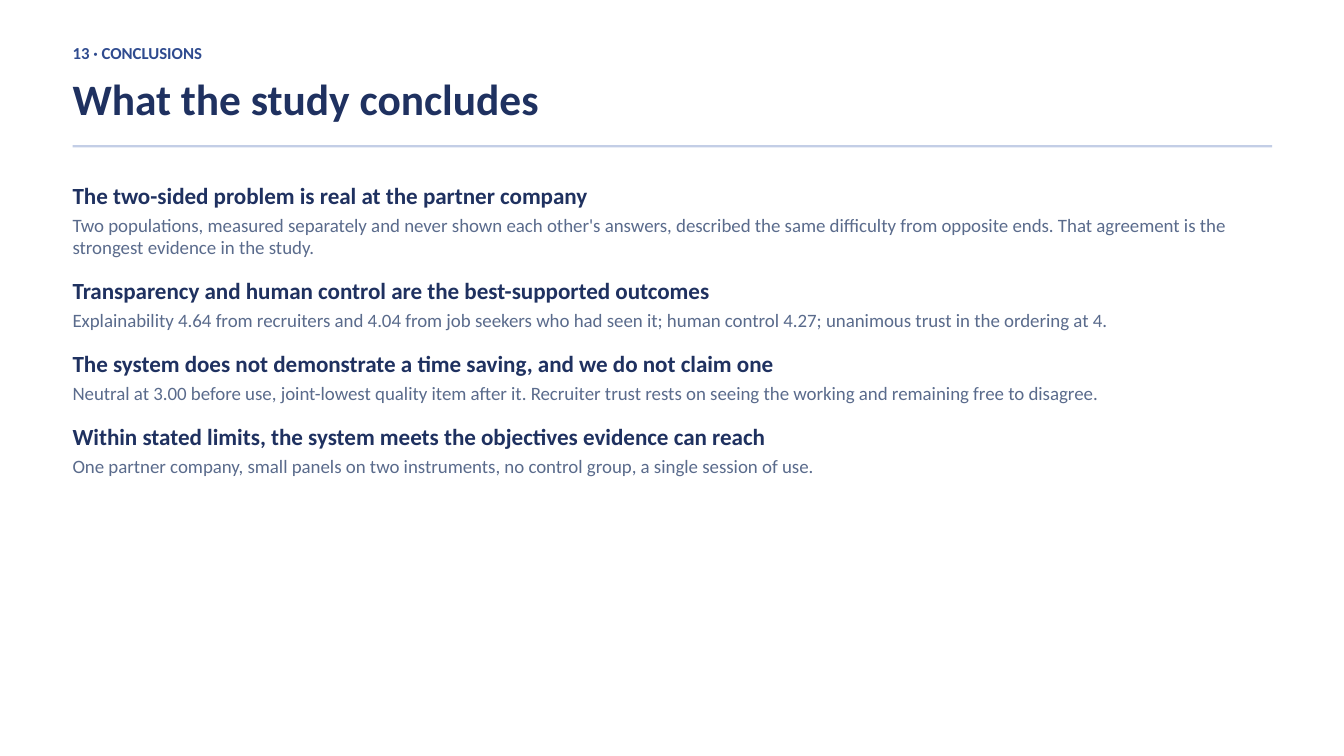
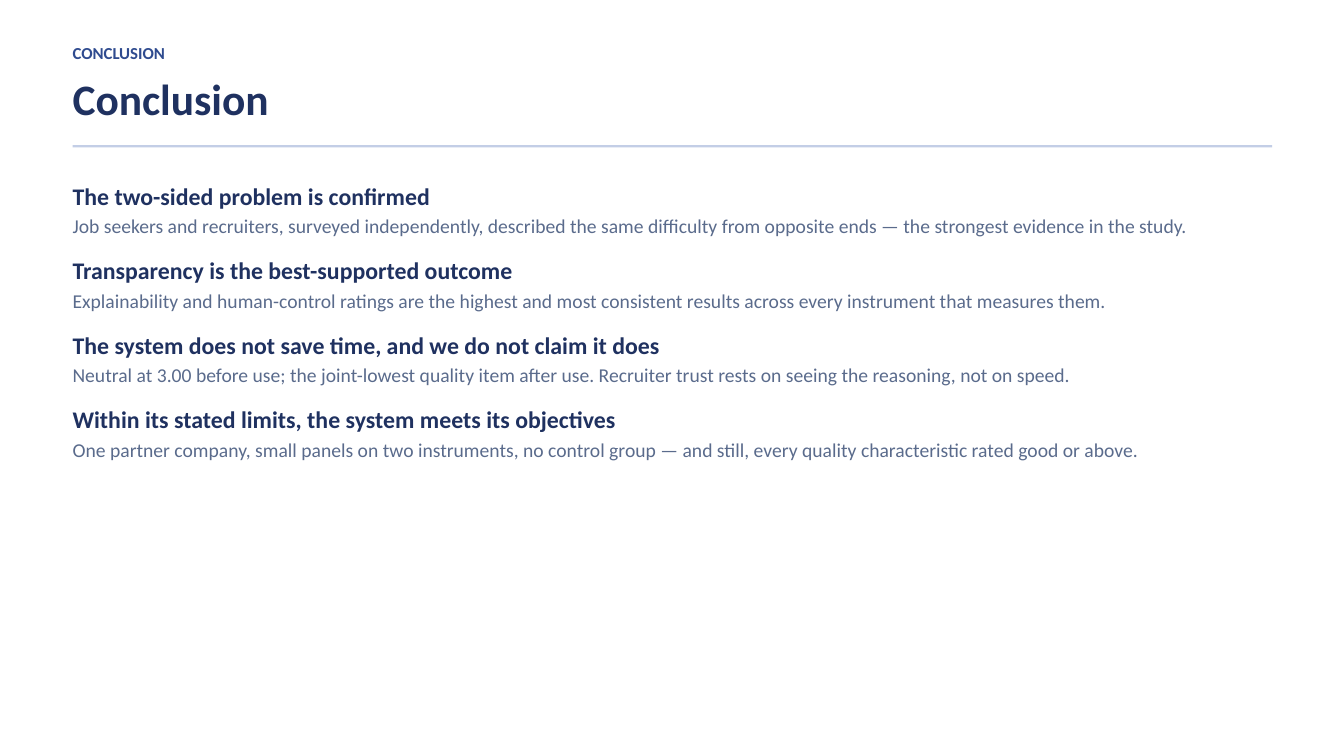
Before and after one commit to Talenss/CapstoneWebsite, a slide deck: slide 20 of 05_Website_Angular/docs/Linaw-PH-Defence-Presentation.pptx (slide 14 before the commit). Drawn at 1344x756 pixels with LibreOffice and Linux fonts; fonts in the diff are those of the drawing. Boxes give left, top, right and bottom in pixels: in the first picture for what was removed or moved away, otherwise in the second. Text is boxed around its words. In the diff, an @@ line names an element or a change of style, - is before the commit and + after.

```diff
--- a/05_Website_Angular/docs/Linaw-PH-Defence-Presentation.pptx
+++ b/05_Website_Angular/docs/Linaw-PH-Defence-Presentation.pptx
@@ text at (73, 48, 165, 59): text changed @@
-13 · CONCLUSIONS
+CONCLUSION
@@ text at (73, 84, 269, 116): text changed @@
-What the study concludes
+Conclusion
@@ text at (73, 188, 1186, 461): text changed; size 13.5 to 14 pt @@
-The two-sided problem is real at the partner company
-Two populations, measured separately and never shown each other's answers, described the same difficulty from opposite ends. That agreement is the strongest evidence in the study.
-Transparency and human control are the best-supported outcomes
-Explainability 4.64 from recruiters and 4.04 from job seekers who had seen it; human control 4.27; unanimous trust in the ordering at 4.
-The system does not demonstrate a time saving, and we do not claim one
-Neutral at 3.00 before use, joint-lowest quality item after it. Recruiter trust rests on seeing the working and remaining free to disagree.
-Within stated limits, the system meets the objectives evidence can reach
-One partner company, small panels on two instruments, no control group, a single session of use.
+The two-sided problem is confirmed
+Job seekers and recruiters, surveyed independently, described the same difficulty from opposite ends — the strongest evidence in the study.
+Transparency is the best-supported outcome
+Explainability and human-control ratings are the highest and most consistent results across every instrument that measures them.
+The system does not save time, and we do not claim it does
+Neutral at 3.00 before use; the joint-lowest quality item after use. Recruiter trust rests on seeing the reasoning, not on speed.
+Within its stated limits, the system meets its objectives
+One partner company, small panels on two instruments, no control group — and still, every quality characteristic rated good or above.
```
Also in this commit, not shown: 3 other slides changed, 19 slides added, 18 slides removed, 1 other file.
